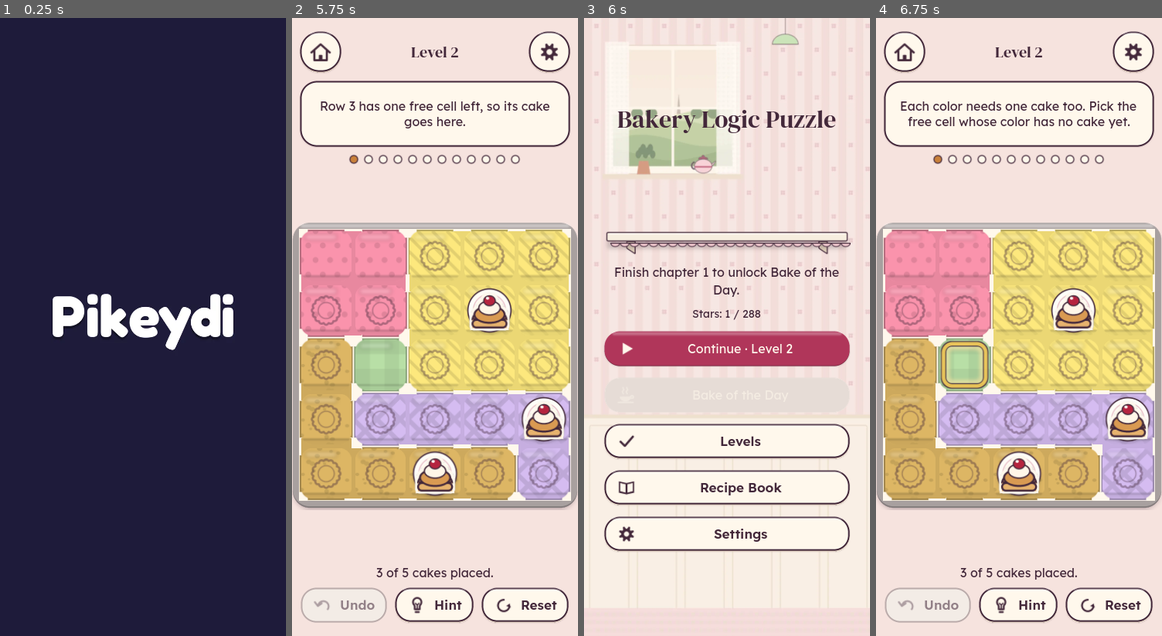
Above: before the commit, frames 1-4 (left to right).
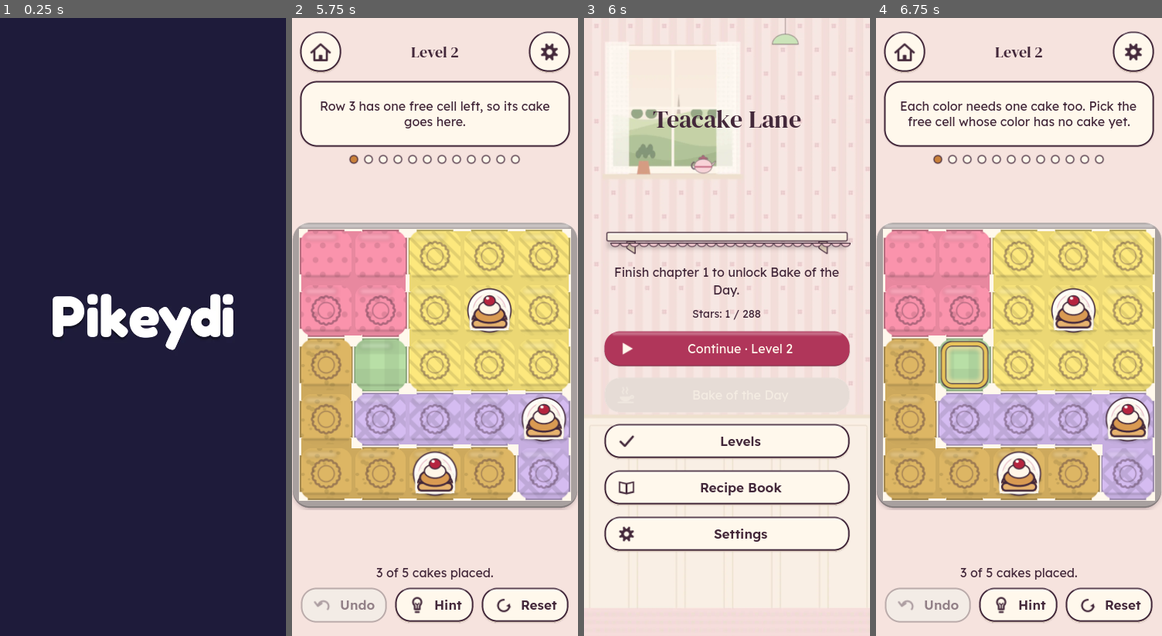
Above: after the commit, the same moments.

Repository: shaharFranses/tea-bakery
Game: Godot game, scene res://scenes/main.tscn
The game is run twice, just before and just after one commit, with the same random seed, the same clock (stepped at 60 frames per second) and the same inputs.
Inputs (mouse positions are in pixels of both pictures, inside the frame that each line leads up to):
- Up to frame 1 (0.25 s): no input
- Up to frame 2 (5.75 s): click (320, 55) at 0.5 s; click "Hint" at 1.25 s; click "Show me" at 2 s; click (320, 55) at 2.75 s; click "Hint" at 3.5 s; click "Show me" at 4.25 s; click "Undo" at 5 s
- Up to frame 3 (6 s): click (612, 55) at 5.75 s
- Up to frame 4 (6.75 s): click "Continue · Level 2" at 6.5 s

Frames 1-2 are identical in both runs. In frame 3, 1.1% of the frame differs, in the area x 11-89%, y 14-19%; in frame 4, nothing differs.

Commit message:
Spec v1.5: title "Teacake Lane" + CrazyGames package tools and listing copy
Title (Shahar, 2026-11-11): Teacake Lane (Portal Ops finalist #1, LOW risk desk check).
- project.godot config/name, Home title (tt_config.TITLE), page <title> check in
  ci/release_flags_smoke.py, tests/test_save_key.gd; save key and slug unchanged.
- SPEC v1.5: title section, changelog, section 11 copy with the title filled in, TT-AC-39;
  spec_assert requires the titled copy. CONTROLS.md: stale Day-0 note removed.

CrazyGames package tooling (portal/tools):
- render_cover_board.gd: the real in-game board as a transparent PNG.
- make_covers.py: launch cover A "Golden tray" in 1920x1080, 800x1200, 800x800
  (title is the only text; shipped sprites + the game's title font).
- preview_demo.gd + make_previews.sh: 15 s gameplay capture in Movie Maker mode
  (real taps, no speed-up) and the two silent H.264 previews opening on the cover.
- board_view.now_ms / recipe_card.now_s follow the frame counter in Movie Maker mode
  only (animations otherwise run fast while frames render slowly); no change in play.
- portal/copy/crazygames.md: game name, description, controls, category, tags.

GUT 128/128, spec_assert PASS.

Co-Authored-By: Claude Fable 5.2 <noreply@anthropic.com>
Claude-Session: https://claude.ai/code/session_01FBTEVT6gSZh2u4iB2jUcf4

Diff:
--- a/game/tt_config.gd
+++ b/game/tt_config.gd
@@ -4,7 +4,8 @@
 
 # Slug "tea-bakery" = filenames, export output, zip, repo ONLY; it is banned in user-visible text (SPEC §3.5
 # banned_user_text, QA ruling 10-25), so it is not a string anywhere in game code.
-const TITLE_PLACEHOLDER := "Bakery Logic Puzzle"   # = project.godot config/name (HTML <title>) until Growth picks a title
+const TITLE := "Teacake Lane"   # the game title (SPEC v1.5, Shahar 2026-11-11) = project.godot config/name (HTML <title>)
+const TITLE_PLACEHOLDER := TITLE   # old name of the constant, kept for callers
 
 # Board sizes (§9 D-04): mobile max 8x8 (44 px cells at 390 px), 9x9 desktop only
 const MIN_N := 5
--- /dev/null
+++ b/portal/tools/preview_demo.gd
@@ -0,0 +1,47 @@
+## Gameplay capture for the CrazyGames preview videos (portal/PORTAL_ASSET_SPECS.md: 15-20 s, silent, real gameplay,
+## no cursor, no promo text, no speed-up). Run in Movie Maker mode so every frame is rendered at a fixed 60 fps:
+##   xvfb-run -a godot --path . --rendering-driver opengl3 --resolution 1920x1080 --fixed-fps 60 \
+##       --write-movie <dir>/f.png -s portal/tools/preview_demo.gd -- 1.5
+## Shows: level 23 (6x6) solved tap by tap (mold, then cake) -> solved card with stars -> level 24 -> chapter-end card.
+## The real input path is used (main.tap_cell); nothing is faked or sped up. portal/tools/make_previews.sh cuts the mp4.
+extends SceneTree
+const Progress = preload("res://game/progress.gd")
+const Chapters = preload("res://game/chapters.gd")
+
+func wait(frames: int) -> void:
+	for i in frames: await process_frame
+
+func solve(m, mold_f: int, cake_f: int) -> void:
+	var sol: PackedInt32Array = m.puzzle.solution
+	for r in m.n:
+		m.tap_cell(r, sol[r]); await wait(mold_f)     # empty -> empty mold
+		m.tap_cell(r, sol[r]); await wait(cake_f)     # mold -> cake
+
+## user args: [ui_scale=1.0] [probe]  ui_scale 1.5 at 1920x1080 lays the game out as in a 1280x720 embed (larger UI);
+## "probe" quits after 1.5 s (layout check).
+func _init() -> void:
+	var a := OS.get_cmdline_user_args()
+	root.content_scale_factor = float(a[0]) if a.size() > 0 else 1.0
+	var probe := a.size() > 1 and a[1] == "probe"
+	await process_frame
+	var m = load("res://scenes/main.tscn").instantiate()
+	root.add_child(m)
+	await process_frame
+	for c in m.get_children():
+		if c.name.begins_with("PkdIntro") or c.get_class() == "CanvasLayer": c.queue_free()   # no logo intro in a preview
+	m.progress = Progress.new()
+	for b in range(1, Chapters.BOARDS + 1): m.progress.mark_solved("c1-b%d" % b); m.progress.record_stars("c1-b%d" % b, 3)
+	m.progress.unlock_chapter(1); m.ad_policy.chapters_completed = 1
+	for b in range(1, 11): m.progress.mark_solved("c2-b%d" % b); m.progress.record_stars("c2-b%d" % b, 3)
+	m._on_intro_finished()
+	m.open_board("c2-b11")
+	await wait(36)
+	if probe:
+		await wait(54); quit(0); return
+	await solve(m, 14, 22)
+	while m.board_id() != "c2-b12" or not m.interactive: await process_frame   # bake reward + solved card, then next level
+	await wait(24)
+	await solve(m, 10, 14)
+	while m.screen != "chapter_end": await process_frame
+	await wait(330)                                    # recipe card flips in, sparkles, shine sweep, shelf drop
+	quit(0)
--- /dev/null
+++ b/portal/tools/render_cover_board.gd
@@ -0,0 +1,39 @@
+## Renders the real in-game board (scenes/board_view.gd, shipped sprites) as a transparent PNG for the portal covers,
+## so covers always match the build (portal/PORTAL_ASSET_SPECS.md: "must match the current in-game art").
+## usage (needs a display, e.g. xvfb-run):
+##   godot --path . --rendering-driver opengl3 -s portal/tools/render_cover_board.gd -- <out.png> [n=6] [seed=7] [px=1400] [piece=berry] [state=play]
+## state "play": every cake placed, bright tiles, normal tray (the board one tap before the bake reward).
+## state "solved": golden tray + solved ticks + the toasted wash; cakes keep their own colours. Steam is added by the compositor.
+extends SceneTree
+const BoardView = preload("res://scenes/board_view.gd")
+const Gen = preload("res://game/generator.gd")
+const Cells = preload("res://game/cells.gd")
+
+func _init() -> void:
+	var a := OS.get_cmdline_user_args()
+	var out: String = a[0]
+	var n := int(a[1]) if a.size() > 1 else 6
+	var seed_v := int(a[2]) if a.size() > 2 else 7
+	var px := int(a[3]) if a.size() > 3 else 1400
+	var piece: String = a[4] if a.size() > 4 else "berry"
+	var state: String = a[5] if a.size() > 5 else "play"
+	var vp := SubViewport.new(); vp.size = Vector2i(px, px); vp.transparent_bg = true
+	vp.render_target_update_mode = SubViewport.UPDATE_ALWAYS
+	root.add_child(vp)
+	var b = BoardView.new(); vp.add_child(b)
+	var m := px * 0.04
+	b.position = Vector2(m, m); b.size = Vector2(px - 2 * m, px - 2 * m)
+	var p: Dictionary = Gen.generate(n, seed_v)
+	b.setup(n, p.regions, [], piece)
+	for r in n: b.cells[r * n + int(p.solution[r])] = Cells.CAKE
+	b.won = state == "solved"
+	b.bake_t0 = Time.get_ticks_msec() + 1000000000   # solved tray, but never reaches the golden cake tint / steam
+	b.queue_redraw()
+	for i in 10: await process_frame
+	vp.get_texture().get_image().save_png(out)
+	var sol := []
+	for r in n: sol.append(int(p.solution[r]))
+	var f := FileAccess.open(out.get_basename() + ".json", FileAccess.WRITE)   # sidecar for the compositor (steam positions)
+	f.store_string(JSON.stringify({"n": n, "seed": seed_v, "piece": piece, "state": state, "px": px, "margin": m, "solution": sol})); f.close()
+	print("cover board: n=%d seed=%d piece=%s solution=%s -> %s" % [n, seed_v, piece, sol, out])
+	quit(0)
--- a/project.godot
+++ b/project.godot
@@ -2,7 +2,7 @@
 config_version=5
 
 [application]
-config/name="Bakery Logic Puzzle"
+config/name="Teacake Lane"
 config/version="0.0.1"
 run/main_scene="res://scenes/main.tscn"
 config/features=PackedStringArray("4.3", "GL Compatibility")
--- a/scenes/board_view.gd
+++ b/scenes/board_view.gd
@@ -52,7 +52,10 @@
 var bake_t0 := -1
 var steam_cells: Array = []
 var shakes_started := 0          # QA/debug counter
-func now_ms() -> int: return Time.get_ticks_msec()
+## Animation clock. In Movie Maker mode (godot --write-movie, used for the portal preview videos) frames render slower
+## than real time, so the clock follows the frame counter at 60 fps; everywhere else it is the wall clock.
+static var MOVIE := OS.has_feature("movie")
+func now_ms() -> int: return int(Engine.get_process_frames() * 1000.0 / 60.0) if MOVIE else Time.get_ticks_msec()
 
 func notify_change(i: int, before: int, after: int) -> void:
 	if after == MOLD: anim[i] = ["mold_in", now_ms()]
--- a/scenes/main.gd
+++ b/scenes/main.gd
@@ -1,4 +1,4 @@
-## Bakery Logic Puzzle main scene (thin slice, SPEC v1.0.1): PKD intro -> c1-b1 (no menu, D-14) -> tutorial trays
+## Teacake Lane main scene (thin slice, SPEC v1.0.1): PKD intro -> c1-b1 (no menu, D-14) -> tutorial trays
 ## c1-b1..b3 (givens, coach line, pulsing target) -> c1-b4..b12 -> chapter end (recipe card + décor, midgame slot) -> ch2.
 ## SPEC v1.1: 8 chapters x 12 levels, numbered 1..96 on the level map; every solved level keeps its best stars (1-3).
 ## Screens: board, home, recipe_book, chapter_end, all_baked, level_map (+ solved card / settings / rewarded-hint /
--- a/scenes/recipe_card.gd
+++ b/scenes/recipe_card.gd
@@ -112,7 +112,8 @@
 	return best
 
 # ------------------------------------------------------------------ magic (SPEC v1.3)
-func now_s() -> float: return Time.get_ticks_msec() / 1000.0
+func now_s() -> float:   # frame clock in Movie Maker mode (preview videos), wall clock otherwise (see board_view.now_ms)
+	return Engine.get_process_frames() / 60.0 if OS.has_feature("movie") else Time.get_ticks_msec() / 1000.0
 
 func _process(_dt: float) -> void:
 	if not is_visible_in_tree(): return                 # hidden screens cost nothing
--- a/tests/test_save_key.gd
+++ b/tests/test_save_key.gd
@@ -4,12 +4,13 @@
 	assert_eq(Store.KEY, "tea_bakery_save_v1")
 func test_save_key_survives_rename():
 	var old = ProjectSettings.get_setting("application/config/name")
-	ProjectSettings.set_setting("application/config/name", "Some Future Title: Bakery Logic Puzzle")
+	ProjectSettings.set_setting("application/config/name", "Some Future Title")
 	var fresh = load("res://autoload/store.gd").new()
 	assert_eq(fresh.KEY, "tea_bakery_save_v1", "key independent of config/name")
 	fresh.free()
 	ProjectSettings.set_setting("application/config/name", old)
 func test_project_name_is_user_visible_stub_not_slug():
-	# QA ruling 10-25: config/name -> HTML <title>; the slug "tea-bakery" is banned user text (SPEC §3.5)
-	assert_eq(ProjectSettings.get_setting("application/config/name"), "Bakery Logic Puzzle")
+	# config/name -> HTML <title> = the game title (SPEC v1.5); the slug "tea-bakery" stays banned user text (SPEC §3.5)
+	assert_eq(ProjectSettings.get_setting("application/config/name"), "Teacake Lane")
+	assert_eq(preload("res://game/tt_config.gd").TITLE, "Teacake Lane")
 	assert_eq(Store.KEY, "tea_bakery_save_v1", "save key unchanged by the rename")
Not shown, changed: CONTROLS.md
Not shown, changed: CURRENT_BUILD.md
Not shown, added: portal/copy/crazygames.md
Not shown, added: portal/tools/make_previews.sh
Not shown, changed: spec/SPEC.md
